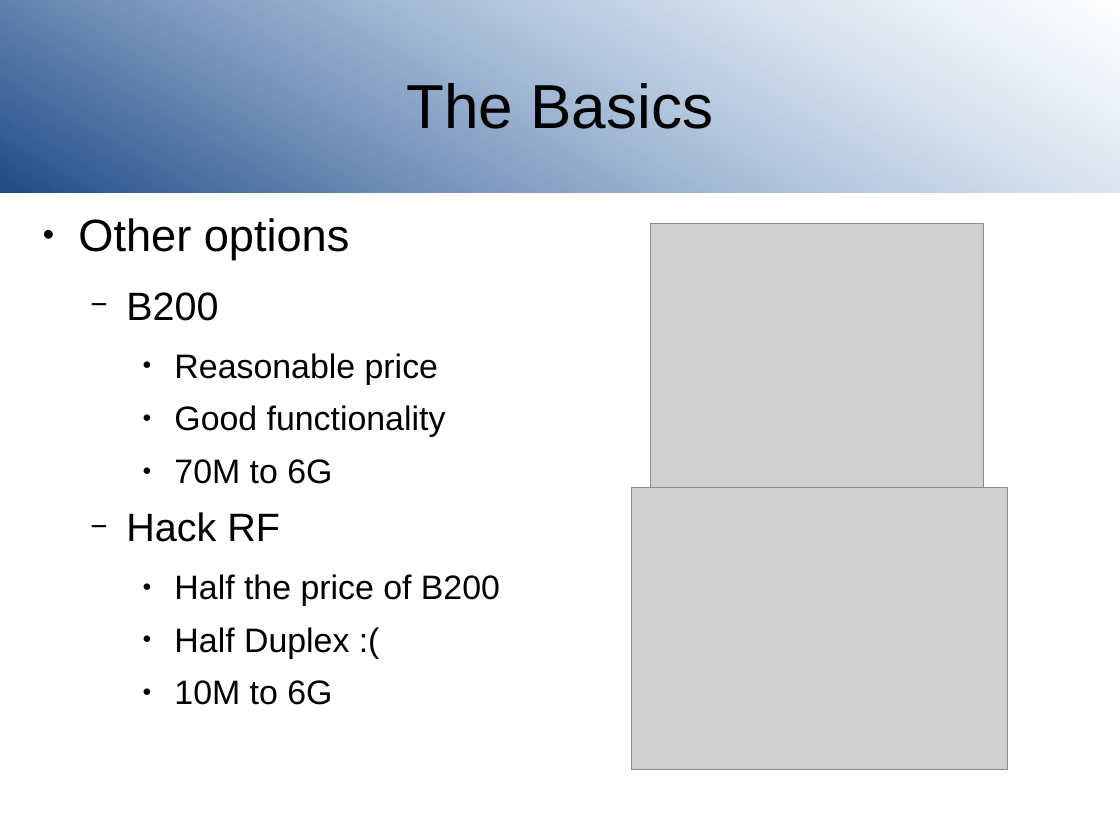
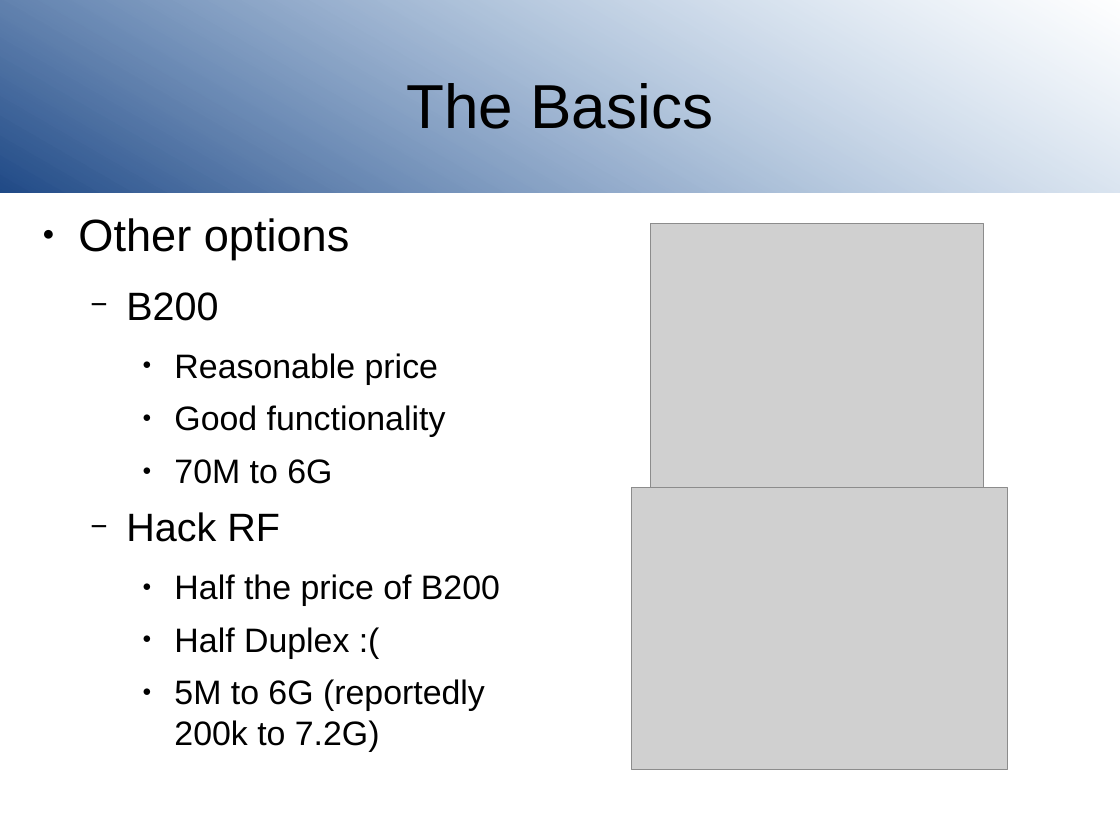
Before and after one commit to joeblankenship1/SDR, a slide deck: slide 9 of SDRclassPresentation.odp. Drawn at 1120x840 pixels with LibreOffice and Linux fonts; fonts in the diff are those of the drawing; grey boxes stand for pictures; background and template pictures are left out. Boxes give left, top, right and bottom in pixels: in the first picture for what was removed or moved away, otherwise in the second. Text is boxed around its words. In the diff, an @@ line names an element or a change of style, - is before the commit and + after.

Commit message:
Slide and GRC updates

```diff
--- a/SDRclassPresentation.odp
+++ b/SDRclassPresentation.odp
@@ text at [174,679,485,752]: text changed @@
-    ● 10M to 6G
+    ● 5M to 6G (reportedly 200k to 7.2G)
```
Also in this commit, not shown: 6 other files.
